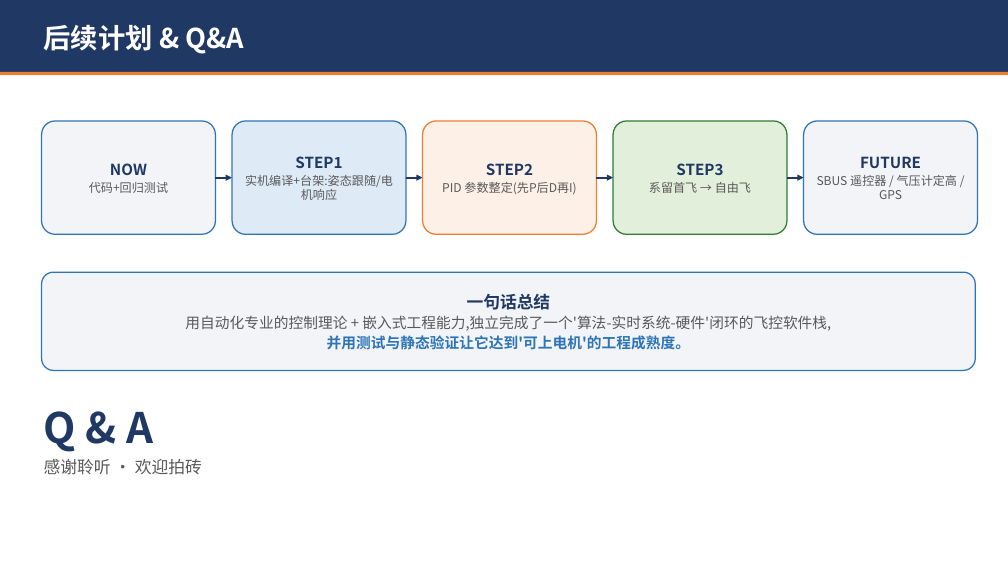
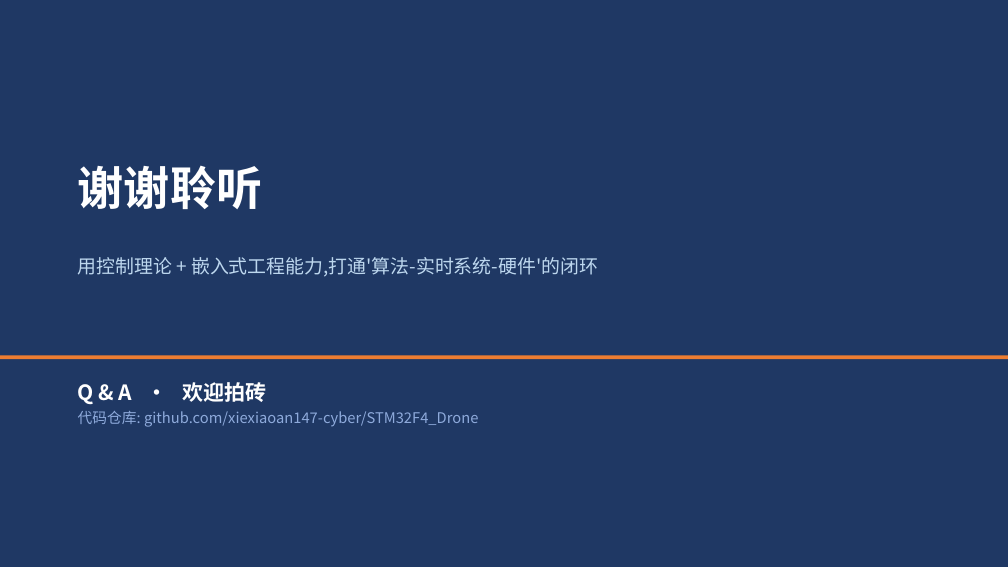
Before and after one commit to xiexiaoan147-cyber/STM32F4_Drone, a slide deck: slide 18 of Docs/四轴飞控项目分享.pptx. Drawn at 1008x567 pixels with LibreOffice and Linux fonts; fonts in the diff are those of the drawing. Boxes give left, top, right and bottom in pixels: in the first picture for what was removed or moved away, otherwise in the second. Text is boxed around its words. In the diff, an @@ line names an element or a change of style, - is before the commit and + after.

Commit message:
docs: PPT 调整——删工程验证/踩坑/路线图, 新增姿态解算原理与PID原理页

```diff
--- a/Docs/四轴飞控项目分享.pptx
+++ b/Docs/四轴飞控项目分享.pptx
@@ rectangle: place and size @@
-rectangle at (0,0,1008,72)
+rectangle at (0,0,1008,567)
@@ text removed at (44,24,245,54) @@
-后续计划 & Q&A
@@ rounded rectangle removed at (42,121,216,234) @@
-NOW
-代码+回归测试
@@ rounded rectangle removed at (232,121,406,234) @@
-STEP1
-实机编译+台架:姿态跟随/电机响应
@@ rounded rectangle removed at (423,121,597,234) @@
-STEP2
-PID 参数整定(先P后D再I)
@@ rounded rectangle removed at (613,121,787,234) @@
-STEP3
-系留首飞 → 自由飞
@@ rounded rectangle removed at (804,121,978,234) @@
-FUTURE
-SBUS 遥控器 / 气压计定高 / GPS
@@ text added at (78,166,263,209), 44 pt, text #FFFFFF, bold @@
+谢谢聆听
@@ arrow removed from (216, 178) to (232, 178) @@
@@ arrow removed from (406, 178) to (423, 178) @@
@@ arrow removed from (597, 178) to (613, 178) @@
@@ arrow removed from (787, 178) to (804, 178) @@
@@ text added at (78,257,598,277), 18 pt, text #BDD7EE @@
+用控制理论 + 嵌入式工程能力,打通'算法-实时系统-硬件'的闭环
@@ rounded rectangle removed at (42,272,975,371) @@
-一句话总结
-用自动化专业的控制理论 + 嵌入式工程能力,独立完成了一个'算法-实时系统-硬件'闭环的飞控软件栈,
-并用测试与静态验证让它达到'可上电机'的工程成熟度。
@@ rectangle: place and size @@
-rectangle at (0,72,1008,75)
+rectangle at (0,355,1008,359)
@@ text at (78,382,478,427): text changed; size 16 to 14 pt; text colour #595959 to #8EAADB @@
-Q & A
-感谢聆听 · 欢迎拍砖
+Q & A · 欢迎拍砖
+代码仓库: github.com/xiexiaoan147-cyber/STM32F4_Drone
```
Also in this commit, not shown: 9 other slides changed, 2 slides added, 2 slides removed.
